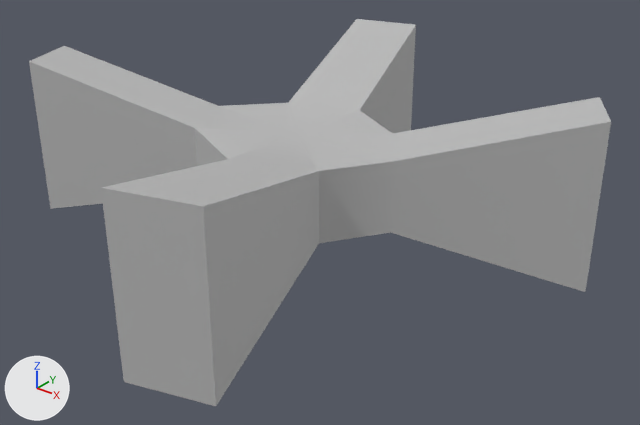
Renders of the FBX model nordicGameJam2015/Assets/Graphics/props/faucetKnob_mdl.fbx from each side of a commit.
One viewpoint serves both versions: a 50 mm camera at (1.887, 6.726, 4.305) aimed at (1.491, 7.221, 3.998). Every picture has the same lights, and +X, +Y and +Z are marked at lower left. Where no turn or scale is listed for an object, it has been applied to the vertices.

Script lines for the objects in view, before the commit:
```python
me_mesh = bpy.data.meshes.new('Mesh')
me_mesh.from_pydata(...)  # 34 vertices, 40 faces; spans x -0.223..0.223, y -0.214..0.214, z -0.067..0.067
me_mesh.materials.append(mat_lambert1)  # grey #bcbcbc
ob_polysurface4 = bpy.data.objects.new('polySurface4', me_mesh)
ob_polysurface4.location = (1.4633, 7.2199, 4.0321)
```
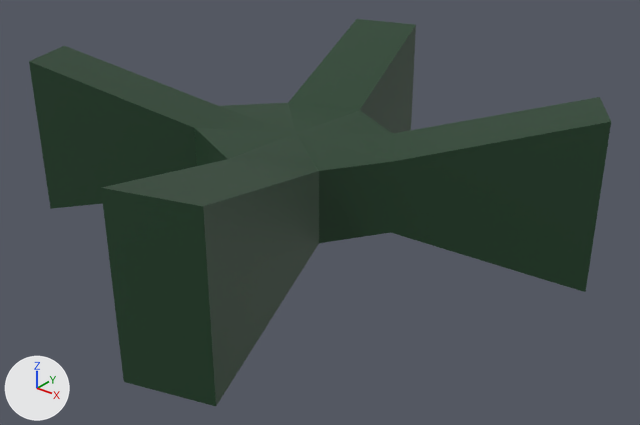
Changed parts and their boxes (x1, y1, x2, y2) in the pictures (640 x 425 px):
```json
{"object": "polySurface4", "change": "recoloured", "before": [29, 19, 611, 406], "after": [29, 19, 611, 406], "on screen": "grey to black"}
```

The change, as JSON lines over the scene's bpy script:
```json
{"op": "add", "block": "img_stove_jpg", "code": ["img_stove_jpg = load_image('stove.jpg', '../textures/stove.jpg', 128, 128, 'sRGB')"]}
{"op": "add", "block": "mat_lambert5", "code": ["mat_lambert5 = principled_material('lambert5')", "mat_lambert5.texture = img_stove_jpg"]}
{"block": "me_mesh", "where": "me_mesh.from_pydata(...)  # 34 vertices, 40 faces; spans x -0.223..0.223, y -0.214..0.214, z -0.067..0.067"}
{"op": "remove", "block": "me_mesh", "code": "me_mesh.materials.append(mat_lambert1)  # grey #bcbcbc"}
{"op": "add", "block": "me_mesh", "code": "me_mesh.materials.append(mat_lambert5)  # picture img_stove_jpg"}
```
